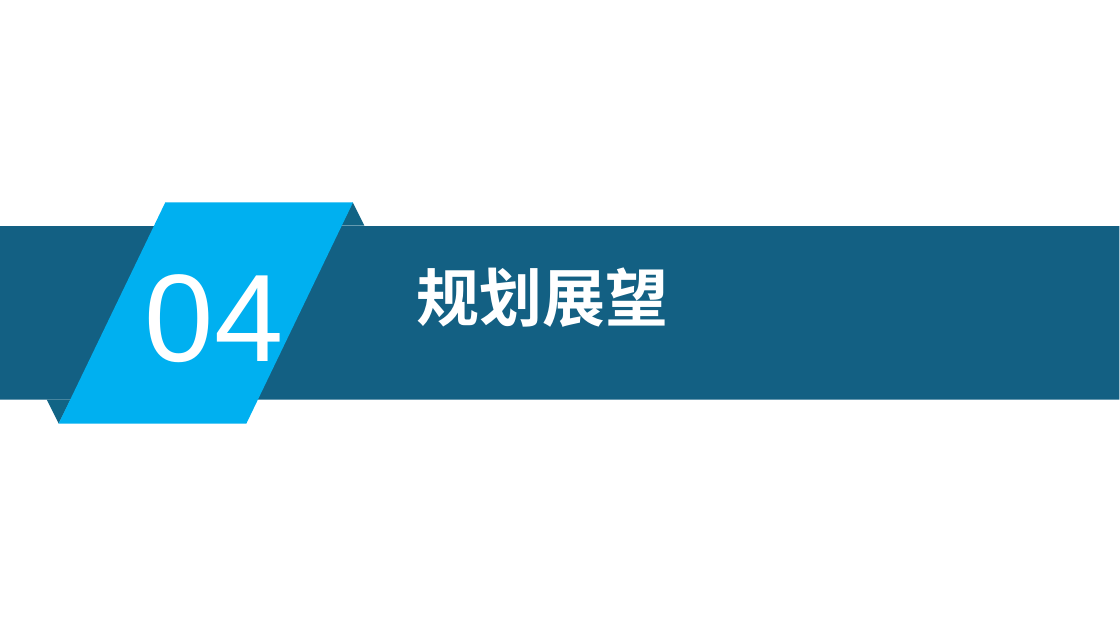
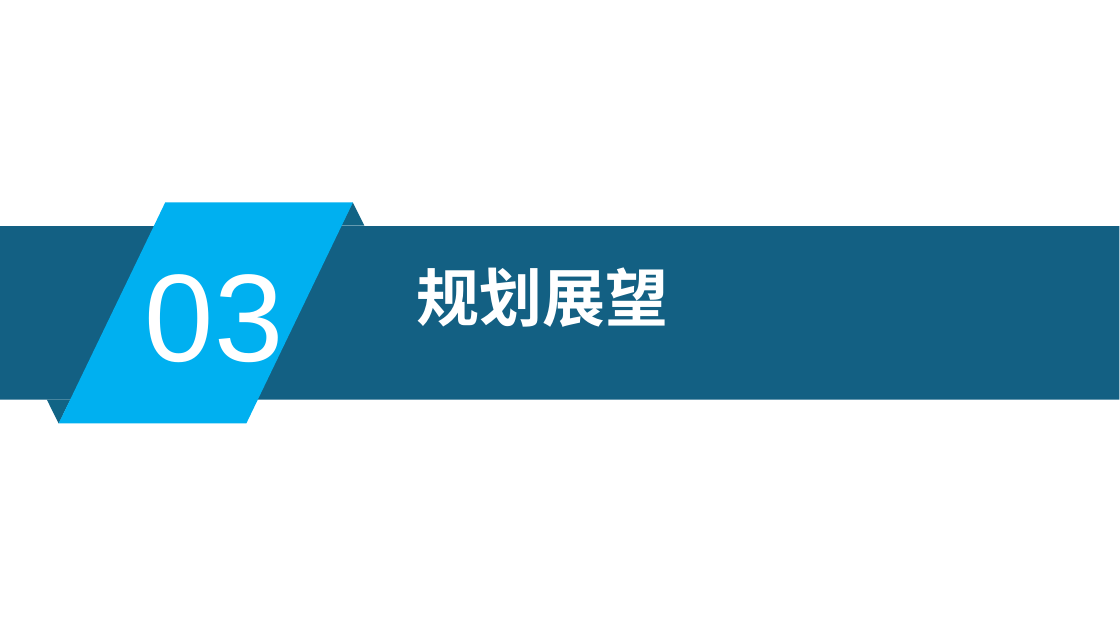
Before and after one commit to xljnc/husky-starter, a slide deck: slide 13 of doc/zzdb.pptx (slide 16 before the commit). Drawn at 1120x630 pixels with LibreOffice and Linux fonts; fonts in the diff are those of the drawing. Boxes give left, top, right and bottom in pixels: in the first picture for what was removed or moved away, otherwise in the second. Text is boxed around its words. In the diff, an @@ line names an element or a change of style, - is before the commit and + after.

```diff
--- a/doc/zzdb.pptx
+++ b/doc/zzdb.pptx
@@ text at [145,274,283,384]: text changed @@
-04
+03
```
Also in this commit, not shown: 10 other slides changed, 4 slides added, 6 slides removed, 1 other file.
